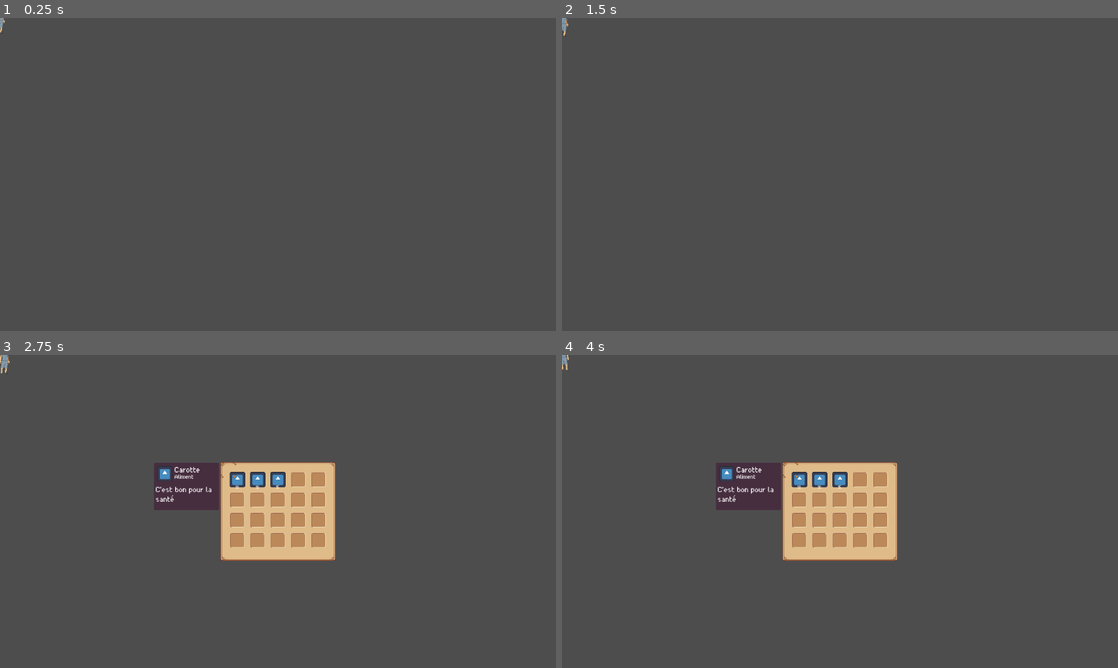
Above: before the commit, frames 1-4 (two rows, left to right).
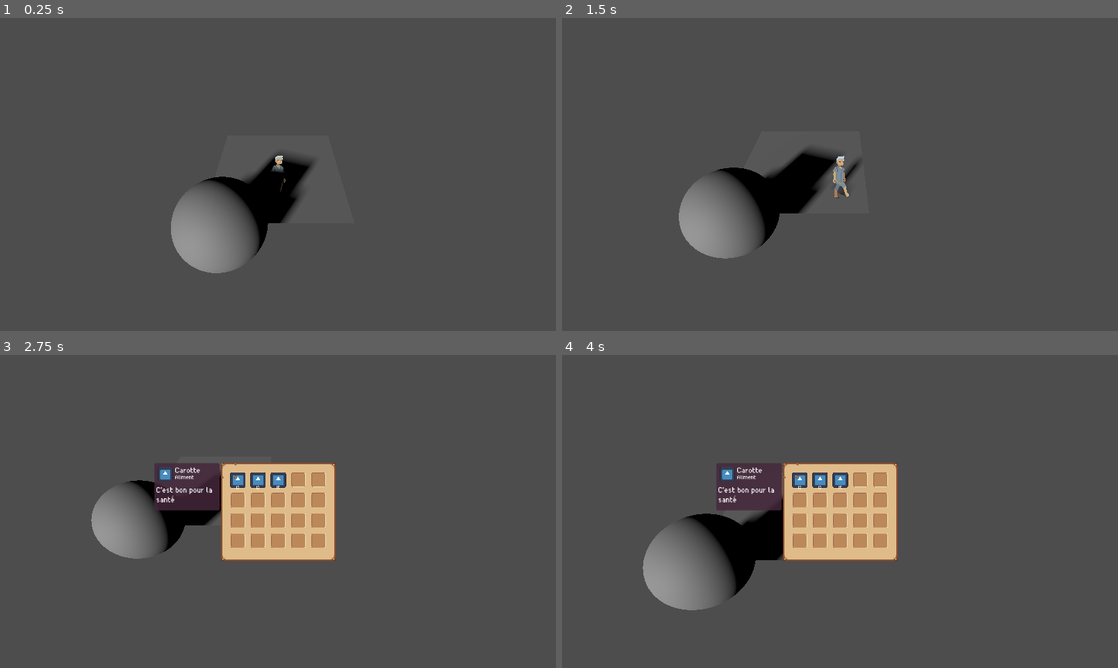
Above: after the commit, the same moments.

Repository: Sky84/merchantsofdajanla
Game: Godot game, scene res://Root.tscn
Two runs of this game, one before a commit and one after it. Both use one fixed random seed, a clock stepped at 60 frames per second and the inputs below. The engine's default icon, where the game draws it, is replaced by a stand-in: a white triangle on a blue panel in a dark square.
Inputs (mouse positions are in pixels of both pictures, inside the frame that each line leads up to):
- Up to frame 1 (0.25 s): no input
- Up to frame 2 (1.5 s): tap Enter at 0.5 s; move the mouse to (962, 158) at 0.52 s; hold D (right) 0.53-1.28 s; tap Tab (TAB) at 0.6, 1.35 s; click (962, 158) at 0.67 s; move the mouse to (728, 190) at 1.27 s; hold S (down) from 1.28 s (still down)
- Up to frame 3 (2.75 s): move the mouse to (333, 442) at 2.02 s; release S (down) at 2.03 s; hold D (right) from 2.03 s (still down); tap Tab (TAB) at 2.1 s
- Up to frame 4 (4 s): move the mouse to (812, 574) at 2.77 s; release D (right) at 2.78 s; hold W (up) 2.78-3.53 s; tap Tab (TAB) at 2.85, 3.6 s; click (812, 574) at 2.92 s; move the mouse to (1006, 558) at 3.52 s; hold A (left) from 3.53 s (still down)

The runs differ from the first frame. In frame 1, 4.7% of the frame differs, in the area x 0-56%, y 0-82%; in frame 2, 4.9%; in frame 3, 3.7%; in frame 4, 5.7%, in the area x 0-61%, y 0-82%.

Commit message:
feat camera 3d controller works

Diff:
--- /dev/null
+++ b/CameraController.gd
@@ -0,0 +1,16 @@
+extends Camera3D
+
+@export var player: CharacterBody3D;
+@export var offset: Vector3;
+@export var camera_speed: float;
+
+var _camera_factor_speed: float = 10.0;
+
+# Called when the node enters the scene tree for the first time.
+func _ready():
+	pass # Replace with function body.
+
+
+# Called every frame. 'delta' is the elapsed time since the previous frame.
+func _process(delta):
+	position = position.lerp(player.position - offset, camera_speed / _camera_factor_speed);
--- a/ClothAnimationsController.gd
+++ b/ClothAnimationsController.gd
@@ -1,9 +1,9 @@
-extends Node2D
+extends Node3D
 
-@onready var skins_animated_sprite_2d = $SkinsAnimatedSprite2D;
+@onready var skins_animated_sprite_3d = $SkinsAnimatedSprite3D;
 @onready var clothes_animated_sprites: Array = get_children();
 
-const clothes_type_name: String = 'AnimatedSprite2D';
+const clothes_type_name: String = 'AnimatedSprite3D';
 
 const CLOTH_NAMES = {
 	SKINS = 'Skins',
@@ -12,7 +12,7 @@
 	PANTS = 'Pants'
 }
 
-# set in runtime to be Ex. {HairsAnimatedSprite2D: 0}
+# set in runtime to be Ex. {HairsAnimatedSprite3D: 0}
 var clothes_map_indexes = {};
 
 func _ready():
@@ -33,7 +33,7 @@
 	printerr('change_cloth_by_index:: '+str(index)+' for '+cloth_scene_name+' dont exist in clothes_map_indexes')
 	printerr('change_cloth_by_index::clothes_map_indexes '+ JSON.stringify(clothes_map_indexes))
 
-func _get_cloth_scene_by_name(cloth_name: String) -> AnimatedSprite2D:
+func _get_cloth_scene_by_name(cloth_name: String) -> AnimatedSprite3D:
 	for cloth in clothes_animated_sprites:
 		if cloth.name == cloth_name:
 			return cloth;
@@ -42,9 +42,9 @@
 
 # Called every frame. 'delta' is the elapsed time since the previous frame.
 func _process(delta):
-	var current_animation_name = skins_animated_sprite_2d.animation;
+	var current_animation_name = skins_animated_sprite_3d.animation;
 	for animated_sprite in clothes_animated_sprites:
-		animated_sprite.frame = skins_animated_sprite_2d.frame;
-		animated_sprite.scale.x = skins_animated_sprite_2d.scale.x;
+		animated_sprite.frame = skins_animated_sprite_3d.frame;
+		animated_sprite.scale.x = skins_animated_sprite_3d.scale.x;
 		if animated_sprite.animation != current_animation_name:
 			animated_sprite.animation = current_animation_name;
--- a/Container/Container.gd
+++ b/Container/Container.gd
@@ -1,4 +1,4 @@
-extends Node2D
+extends Node3D
 class_name ItemsContainer
 
 @export var _start_items_json_path: String;
--- a/Player/PlayerController.gd
+++ b/Player/PlayerController.gd
@@ -1,10 +1,13 @@
-extends CharacterBody2D
+extends CharacterBody3D
 
-@export var speed_walk = 100;
+@export var speed_walk: float = 1.0;
+@export var camera: Camera3D;
 @onready var animation_tree = $AnimationTree;
-@onready var animated_sprite_2d = $ClothAnimations/SkinsAnimatedSprite2D
+@onready var cloth_animations = $ClothAnimations;
+@onready var animated_sprite_3d = $ClothAnimations/SkinsAnimatedSprite3D;
 
 
+var _speed_walk_factor: float = 10.0;
 var _is_inventory_visible = false;
 
 # Called when the node enters the scene tree for the first time.
@@ -14,6 +17,7 @@
 
 # Called every frame. 'delta' is the elapsed time since the previous frame.
 func _process(delta):
+	_handle_movement();
 	_handle_animation();
 	move_and_slide();
 
@@ -22,15 +26,16 @@
 		if event.is_action_released("TAB"):
 			_is_inventory_visible = !_is_inventory_visible;
 			InventoryEvents.visibility_inventory.emit(_is_inventory_visible);
-		_handle_movement(event);
 
-func _handle_movement(event: InputEventKey):
-	var direction_x = event.get_action_strength("right") - event.get_action_strength("left");
-	var direction_y = event.get_action_strength("down") - event.get_action_strength("up");
-	velocity = Vector2(direction_x*speed_walk, direction_y*speed_walk);
+func _handle_movement():
+	var direction_x = Input.get_action_strength("right") - Input.get_action_strength("left");
+	var direction_z = Input.get_action_strength("down") - Input.get_action_strength("up");
+	var speed = speed_walk / _speed_walk_factor;
+	velocity = Vector3(direction_x*speed, 0, direction_z*speed);
 
 func _handle_animation():
+	cloth_animations.rotation.x = camera.rotation.x;
 	if velocity.x != 0:
-		animated_sprite_2d.scale.x = 1 if velocity.x > 0 else -1;
-	animation_tree.set("parameters/conditions/isWalking", velocity != Vector2.ZERO);
-	animation_tree.set("parameters/conditions/isIdle", velocity == Vector2.ZERO);
+		animated_sprite_3d.scale.x = 1 if velocity.x > 0 else -1;
+	animation_tree.set("parameters/conditions/isWalking", velocity != Vector3.ZERO);
+	animation_tree.set("parameters/conditions/isIdle", velocity == Vector3.ZERO);
--- a/Root.tscn
+++ b/Root.tscn
@@ -17,6 +17,7 @@
 [ext_resource type="Texture2D" uid="uid://2qdgjgc5uvi3" path="res://Dialog/buttoninfoNO.png" id="12_cgxjl"]
 [ext_resource type="Texture2D" uid="uid://pvm21erntbth" path="res://icon.svg" id="14_c0as5"]
 [ext_resource type="Script" path="res://Container/InfoPanelController.gd" id="15_b1fgb"]
+[ext_resource type="Script" path="res://CameraController.gd" id="18_h1wyc"]
 
 [sub_resource type="AnimationNodeAnimation" id="AnimationNodeAnimation_grlca"]
 animation = &"idle"
@@ -44,8 +45,9 @@
 
 [sub_resource type="AnimationNodeStateMachinePlayback" id="AnimationNodeStateMachinePlayback_q05ni"]
 
-[sub_resource type="CapsuleShape2D" id="CapsuleShape2D_lxhpu"]
-height = 56.0
+[sub_resource type="CapsuleShape3D" id="CapsuleShape3D_pn48d"]
+radius = 0.0145487
+height = 0.074163
 
 [sub_resource type="Animation" id="Animation_vk8fn"]
 resource_name = "idle"
@@ -55,7 +57,7 @@
 tracks/0/type = "value"
 tracks/0/imported = false
 tracks/0/enabled = true
-tracks/0/path = NodePath("ClothAnimations/SkinsAnimatedSprite2D:playing")
+tracks/0/path = NodePath("ClothAnimations/SkinsAnimatedSprite3D:playing")
 tracks/0/interp = 1
 tracks/0/loop_wrap = true
 tracks/0/keys = {
@@ -67,7 +69,7 @@
 tracks/1/type = "value"
 tracks/1/imported = false
 tracks/1/enabled = true
-tracks/1/path = NodePath("ClothAnimations/SkinsAnimatedSprite2D:animation")
+tracks/1/path = NodePath("ClothAnimations/SkinsAnimatedSprite3D:animation")
 tracks/1/interp = 1
 tracks/1/loop_wrap = true
 tracks/1/keys = {
@@ -84,7 +86,7 @@
 tracks/0/type = "value"
 tracks/0/imported = false
 tracks/0/enabled = true
-tracks/0/path = NodePath("ClothAnimations/SkinsAnimatedSprite2D:frame")
+tracks/0/path = NodePath("ClothAnimations/SkinsAnimatedSprite3D:frame")
 tracks/0/interp = 1
 tracks/0/loop_wrap = true
 tracks/0/keys = {
@@ -96,7 +98,7 @@
 tracks/1/type = "value"
 tracks/1/imported = false
 tracks/1/enabled = true
-tracks/1/path = NodePath("ClothAnimations/SkinsAnimatedSprite2D:animation")
+tracks/1/path = NodePath("ClothAnimations/SkinsAnimatedSprite3D:animation")
 tracks/1/interp = 1
 tracks/1/loop_wrap = true
 tracks/1/keys = {
@@ -126,10 +128,17 @@
 corner_radius_bottom_right = 3
 corner_radius_bottom_left = 3
 
-[node name="Node2D" type="Node2D"]
-
-[node name="Player" type="CharacterBody2D" parent="."]
+[sub_resource type="PlaneMesh" id="PlaneMesh_thy0m"]
+
+[sub_resource type="SphereMesh" id="SphereMesh_5s22d"]
+
+[node name="Root" type="Node3D"]
+
+[node name="Player" type="CharacterBody3D" parent="." node_paths=PackedStringArray("camera")]
+transform = Transform3D(1, 0, 0, 0, 1, 0, 0, 0, 1, 0.010429, 0.313422, 0.430039)
 script = ExtResource("1_diug7")
+speed_walk = 8.0
+camera = NodePath("../Camera3D")
 
 [node name="AnimationTree" type="AnimationTree" parent="Player"]
 tree_root = SubResource("AnimationNodeStateMachine_4qfse")
@@ -138,35 +147,45 @@
 parameters/conditions/isIdle = false
 parameters/conditions/isWalking = false
 
-[node name="Inventory" type="Node2D" parent="Player"]
+[node name="Inventory" type="Node3D" parent="Player"]
 script = ExtResource("4_nvdet")
 _start_items_json_path = "PlayerStartItems.json"
 _items_container_view_path = NodePath("../../CanvasLayer/Inventory")
 
-[node name="CollisionShape2D" type="CollisionShape2D" parent="Player"]
-position = Vector2(0, 3)
-shape = SubResource("CapsuleShape2D_lxhpu")
+[node name="CollisionShape2D" type="CollisionShape3D" parent="Player"]
+shape = SubResource("CapsuleShape3D_pn48d")
 
 [node name="AnimationPlayer" type="AnimationPlayer" parent="Player"]
 libraries = {
 "": SubResource("AnimationLibrary_mcocu")
 }
 
-[node name="ClothAnimations" type="Node2D" parent="Player"]
+[node name="ClothAnimations" type="Node3D" parent="Player"]
 script = ExtResource("5_rrxt5")
 
-[node name="SkinsAnimatedSprite2D" type="AnimatedSprite2D" parent="Player/ClothAnimations"]
-texture_filter = 1
-playing = true
-
-[node name="HairsAnimatedSprite2D" type="AnimatedSprite2D" parent="Player/ClothAnimations"]
-texture_filter = 1
-
-[node name="ShirtsAnimatedSprite2D" type="AnimatedSprite2D" parent="Player/ClothAnimations"]
-texture_filter = 1
-
-[node name="PantsAnimatedSprite2D" type="AnimatedSprite2D" parent="Player/ClothAnimations"]
-texture_filter = 1
+[node name="HairsAnimatedSprite3D" type="AnimatedSprite3D" parent="Player/ClothAnimations"]
+shaded = true
+double_sided = false
+alpha_cut = 2
+texture_filter = 0
+
+[node name="ShirtsAnimatedSprite3D" type="AnimatedSprite3D" parent="Player/ClothAnimations"]
+shaded = true
+double_sided = false
+alpha_cut = 2
+texture_filter = 0
+
+[node name="PantsAnimatedSprite3D" type="AnimatedSprite3D" parent="Player/ClothAnimations"]
+shaded = true
+double_sided = false
+alpha_cut = 2
+texture_filter = 0
+
+[node name="SkinsAnimatedSprite3D" type="AnimatedSprite3D" parent="Player/ClothAnimations"]
+shaded = true
+double_sided = false
+alpha_cut = 2
+texture_filter = 0
 
 [node name="CanvasLayer" type="CanvasLayer" parent="."]
 script = ExtResource("2_f2rh2")
@@ -363,7 +382,6 @@
 anchor_bottom = 0.27551
 grow_horizontal = 0
 text = "Carotte"
-fit_content_height = true
 metadata/_edit_use_anchors_ = true
 
 [node name="TypeLabel" type="RichTextLabel" parent="CanvasLayer/InfoPanel"]
@@ -402,4 +420,24 @@
 expand_mode = 1
 stretch_mode = 5
 
+[node name="Camera3D" type="Camera3D" parent="." node_paths=PackedStringArray("player")]
+transform = Transform3D(1, 0, 0, 0, 0.707107, 0.707107, 0, -0.707107, 0.707107, 0.0202091, 1.8603, 0.882298)
+current = true
+script = ExtResource("18_h1wyc")
+player = NodePath("../Player")
+offset = Vector3(0, -2, -2)
+camera_speed = 5.0
+
+[node name="MeshInstance3D" type="MeshInstance3D" parent="."]
+mesh = SubResource("PlaneMesh_thy0m")
+
+[node name="MeshInstance3D2" type="MeshInstance3D" parent="."]
+transform = Transform3D(1, 0, 0, 0, 1, 0, 0, 0, 1, -0.602782, 0.369726, 1.2232)
+mesh = SubResource("SphereMesh_5s22d")
+
+[node name="DirectionalLight3D" type="DirectionalLight3D" parent="."]
+transform = Transform3D(0.861824, 0.105593, -0.496094, 0.0701163, 0.943896, 0.322714, 0.502338, -0.312907, 0.806068, 0, 1.01327, 1.20783)
+shadow_enabled = true
+directional_shadow_split_1 = 0.186
+
 [connection signal="button_up" from="CanvasLayer/ConfirmDialog/CancelButton" to="CanvasLayer/ConfirmDialog" method="_on_cancel_button_button_up"]
--- a/project.godot
+++ b/project.godot
@@ -26,34 +26,30 @@
 window/stretch/mode="viewport"
 window/stretch/aspect="expand"
 
-[editor]
-
-export/convert_text_resources_to_binary=true
-
 [input]
 
 TAB={
 "deadzone": 0.5,
-"events": [Object(InputEventKey,"resource_local_to_scene":false,"resource_name":"","device":0,"window_id":0,"alt_pressed":false,"shift_pressed":false,"ctrl_pressed":false,"meta_pressed":false,"pressed":false,"keycode":0,"physical_keycode":4194306,"unicode":0,"echo":false,"script":null)
+"events": [Object(InputEventKey,"resource_local_to_scene":false,"resource_name":"","device":0,"window_id":0,"alt_pressed":false,"shift_pressed":false,"ctrl_pressed":false,"meta_pressed":false,"pressed":false,"keycode":0,"physical_keycode":4194306,"key_label":0,"unicode":0,"echo":false,"script":null)
 ]
 }
 left={
 "deadzone": 0.5,
-"events": [Object(InputEventKey,"resource_local_to_scene":false,"resource_name":"","device":0,"window_id":0,"alt_pressed":false,"shift_pressed":false,"ctrl_pressed":false,"meta_pressed":false,"pressed":false,"keycode":0,"physical_keycode":65,"unicode":0,"echo":false,"script":null)
+"events": [Object(InputEventKey,"resource_local_to_scene":false,"resource_name":"","device":0,"window_id":0,"alt_pressed":false,"shift_pressed":false,"ctrl_pressed":false,"meta_pressed":false,"pressed":false,"keycode":0,"physical_keycode":65,"key_label":0,"unicode":0,"echo":false,"script":null)
 ]
 }
 right={
 "deadzone": 0.5,
-"events": [Object(InputEventKey,"resource_local_to_scene":false,"resource_name":"","device":0,"window_id":0,"alt_pressed":false,"shift_pressed":false,"ctrl_pressed":false,"meta_pressed":false,"pressed":false,"keycode":0,"physical_keycode":68,"unicode":0,"echo":false,"script":null)
+"events": [Object(InputEventKey,"resource_local_to_scene":false,"resource_name":"","device":0,"window_id":0,"alt_pressed":false,"shift_pressed":false,"ctrl_pressed":false,"meta_pressed":false,"pressed":false,"keycode":0,"physical_keycode":68,"key_label":0,"unicode":0,"echo":false,"script":null)
 ]
 }
 up={
 "deadzone": 0.5,
-"events": [Object(InputEventKey,"resource_local_to_scene":false,"resource_name":"","device":0,"window_id":0,"alt_pressed":false,"shift_pressed":false,"ctrl_pressed":false,"meta_pressed":false,"pressed":false,"keycode":0,"physical_keycode":87,"unicode":0,"echo":false,"script":null)
+"events": [Object(InputEventKey,"resource_local_to_scene":false,"resource_name":"","device":0,"window_id":0,"alt_pressed":false,"shift_pressed":false,"ctrl_pressed":false,"meta_pressed":false,"pressed":false,"keycode":0,"physical_keycode":87,"key_label":0,"unicode":0,"echo":false,"script":null)
 ]
 }
 down={
 "deadzone": 0.5,
-"events": [Object(InputEventKey,"resource_local_to_scene":false,"resource_name":"","device":0,"window_id":0,"alt_pressed":false,"shift_pressed":false,"ctrl_pressed":false,"meta_pressed":false,"pressed":false,"keycode":0,"physical_keycode":83,"unicode":0,"echo":false,"script":null)
+"events": [Object(InputEventKey,"resource_local_to_scene":false,"resource_name":"","device":0,"window_id":0,"alt_pressed":false,"shift_pressed":false,"ctrl_pressed":false,"meta_pressed":false,"pressed":false,"keycode":0,"physical_keycode":83,"key_label":0,"unicode":0,"echo":false,"script":null)
 ]
 }
Not shown: 1 places in Root.tscn that only renumber resources
